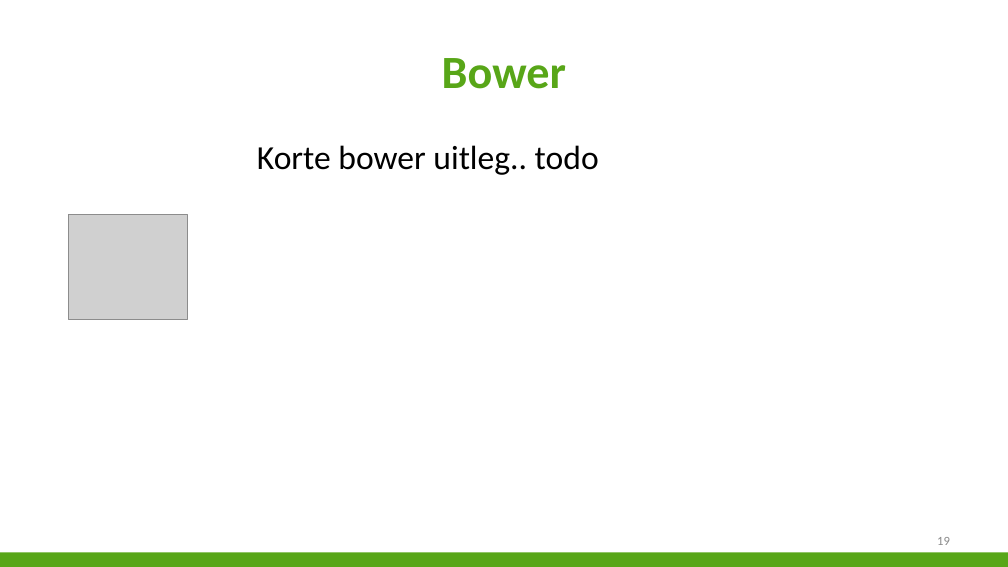
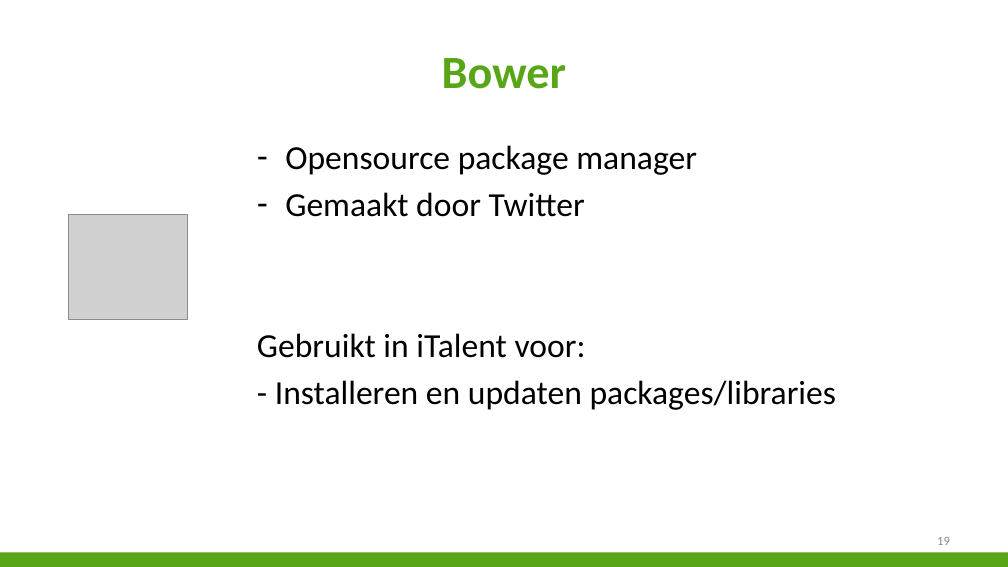
Before and after one commit to niekvandael/iTalent, a slide deck: slide 19 of italent/documents/Presentatie/Presentatie.pptx. Drawn at 1008x567 pixels with LibreOffice and Linux fonts; fonts in the diff are those of the drawing; grey boxes stand for pictures; background and template pictures are left out. Boxes give left, top, right and bottom in pixels: in the first picture for what was removed or moved away, otherwise in the second. Text is boxed around its words. In the diff, an @@ line names an element or a change of style, - is before the commit and + after.

Commit message:
-  ( https://italent.cloudapp.net:9443/ccm/web/projects/iTalent#action=com.ibm.team.workitem.viewWorkItem&id= )

```diff
--- a/italent/documents/Presentatie/Presentatie.pptx
+++ b/italent/documents/Presentatie/Presentatie.pptx
@@ text at bbox=[257, 145, 837, 410]: text changed @@
-Korte bower uitleg.. todo
+– Opensource package manager
+– Gemaakt door Twitter
+Gebruikt in iTalent voor:
+- Installeren en updaten packages/libraries
```
Also in this commit, not shown: 2 other slides changed.
